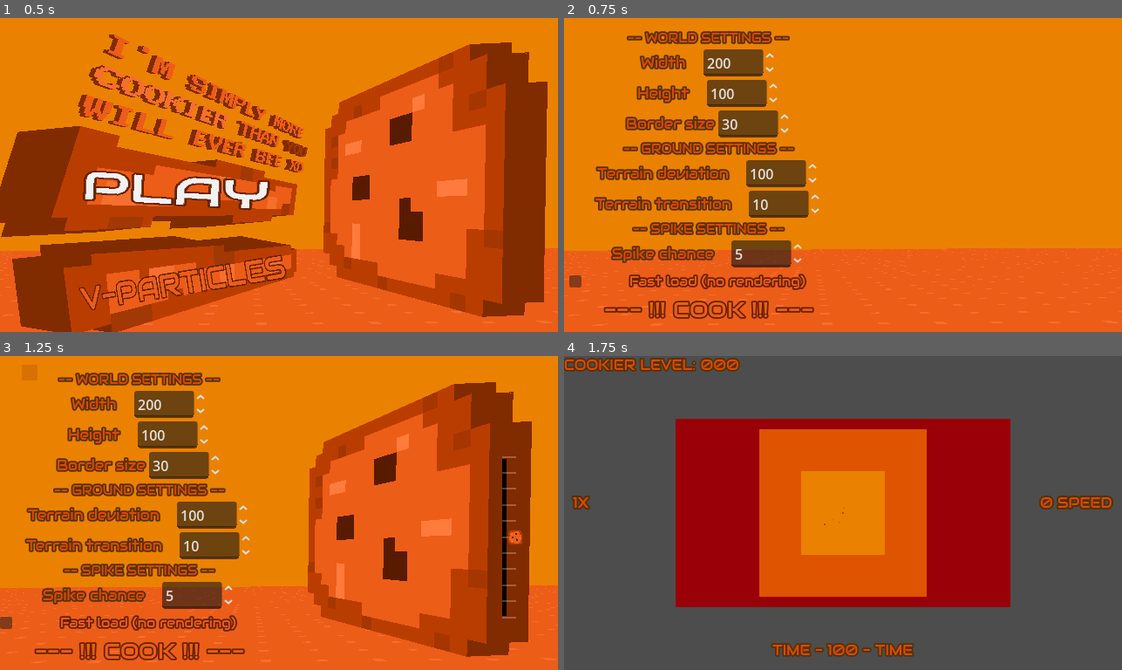
Above: before the commit, frames 1-4 (two rows, left to right).
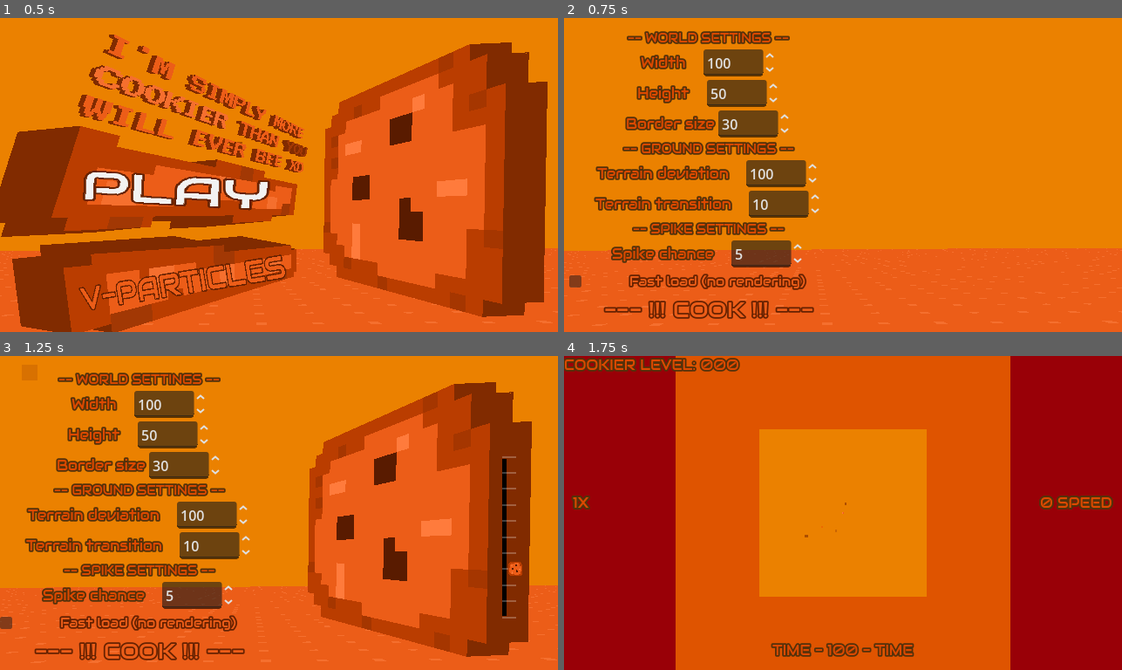
Above: after the commit, the same moments.

Repository: officialErnests/COOKIER
Game: Godot game, scene res://Scene/MainMenu.tscn
The game is run twice, just before and just after one commit, with the same random seed, the same clock (stepped at 60 frames per second) and the same inputs. Sound files missing from this copy of the repository are replaced by a short silence.
Inputs:
- Up to frame 1 (0.5 s): no input
- Up to frame 2 (0.75 s): click "PLAY" at 0.5 s
- Up to frame 3 (1.25 s): no input
- Up to frame 4 (1.75 s): click "--- !!! COOK !!! ---" at 1.25 s

Frame 1 is identical in both runs. In frame 2, less than 0.1% of the frame differs, in the area x 25-31%, y 12-26%; in frame 3, 0.3%; in frame 4, 94%, in the area x 0-100%, y 0-100%.

Commit message:
IT'S COOKIER

Diff:
--- a/Scene/Load.tscn
+++ b/Scene/Load.tscn
@@ -6,6 +6,8 @@
 [ext_resource type="Script" uid="uid://b7llbb1lxtfng" path="res://Scripts/Main_menu.gd" id="4_aueo0"]
 [ext_resource type="Theme" uid="uid://b7q7d172o1ecr" path="res://Themes/main.tres" id="5_a5utg"]
 [ext_resource type="Script" uid="uid://c3jij3djb4ukl" path="res://Scene/play_n_load.gd" id="6_wdu72"]
+[ext_resource type="AudioStream" uid="uid://c6wbv28l3juwj" path="res://Audiowide/DEATHOFCOOKIE5.mp3" id="7_g3ywj"]
+[ext_resource type="Script" uid="uid://o0k06lka758a" path="res://Scene/audio_volume.gd" id="8_tjhrw"]
 
 [sub_resource type="Curve" id="Curve_p3x8m"]
 _data = [Vector2(0, 0), 0.0, 0.0, 0, 0, Vector2(0.025641, 0.520311), 0.0, 0.0, 0, 0, Vector2(0.864469, 1), 0.0, 0.0, 0, 0, Vector2(1, 0), 0.0, 0.0, 0, 0]
@@ -121,7 +123,7 @@
 theme = ExtResource("5_a5utg")
 max_value = 1.0
 step = 0.1
-value = 0.5
+value = 0.3
 tick_count = 11
 ticks_on_borders = true
 
@@ -158,27 +160,27 @@
 [node name="SpinBox" type="SpinBox" parent="VBoxContainer/Width"]
 layout_mode = 2
 theme = ExtResource("5_a5utg")
-min_value = 100.0
+min_value = 50.0
 max_value = 10000.0
-step = 100.0
-value = 200.0
-
-[node name="Height" type="HBoxContainer" parent="VBoxContainer"]
-layout_mode = 2
-theme_override_constants/separation = 20
-alignment = 1
-
-[node name="Label" type="Label" parent="VBoxContainer/Height"]
-layout_mode = 2
-text = "Height"
-
-[node name="SpinBox" type="SpinBox" parent="VBoxContainer/Height"]
-layout_mode = 2
-theme = ExtResource("5_a5utg")
-min_value = 50.0
-max_value = 500.0
 step = 50.0
 value = 100.0
+
+[node name="Height" type="HBoxContainer" parent="VBoxContainer"]
+layout_mode = 2
+theme_override_constants/separation = 20
+alignment = 1
+
+[node name="Label" type="Label" parent="VBoxContainer/Height"]
+layout_mode = 2
+text = "Height"
+
+[node name="SpinBox" type="SpinBox" parent="VBoxContainer/Height"]
+layout_mode = 2
+theme = ExtResource("5_a5utg")
+min_value = 25.0
+max_value = 500.0
+step = 25.0
+value = 50.0
 
 [node name="Borders" type="HBoxContainer" parent="VBoxContainer"]
 layout_mode = 2
@@ -262,5 +264,9 @@
 layout_mode = 2
 text = "--- !!! COOK !!! ---"
 
+[node name="Deathofcookie5" type="AudioStreamPlayer" parent="."]
+stream = ExtResource("7_g3ywj")
+script = ExtResource("8_tjhrw")
+
 [connection signal="value_changed" from="TextureRect2/Audio" to="TextureRect2" method="_on_audio_value_changed"]
 [connection signal="button_up" from="VBoxContainer/Play" to="VBoxContainer" method="_on_play_button_up"]
--- a/Scene/MainMenu.tscn
+++ b/Scene/MainMenu.tscn
@@ -10,6 +10,8 @@
 [ext_resource type="Script" uid="uid://b7llbb1lxtfng" path="res://Scripts/Main_menu.gd" id="6_v5kgo"]
 [ext_resource type="Script" uid="uid://x66sgri5ybl1" path="res://Scripts/LogoText.gd" id="8_vbdn0"]
 [ext_resource type="Texture2D" uid="uid://cvxf5nvpjocyb" path="res://Assets/Main_menu_LongText.png" id="9_v5kgo"]
+[ext_resource type="AudioStream" uid="uid://c6wbv28l3juwj" path="res://Audiowide/DEATHOFCOOKIE5.mp3" id="11_du3yi"]
+[ext_resource type="Script" uid="uid://o0k06lka758a" path="res://Scene/audio_volume.gd" id="12_55g6a"]
 
 [sub_resource type="Curve" id="Curve_p3x8m"]
 _data = [Vector2(0, 0), 0.0, 0.0, 0, 0, Vector2(0.025641, 0.520311), 0.0, 0.0, 0, 0, Vector2(0.864469, 1), 0.0, 0.0, 0, 0, Vector2(1, 0), 0.0, 0.0, 0, 0]
@@ -217,5 +219,9 @@
 texture = ExtResource("9_v5kgo")
 expand_mode = 1
 
+[node name="Deathofcookie5" type="AudioStreamPlayer" parent="."]
+stream = ExtResource("11_du3yi")
+script = ExtResource("12_55g6a")
+
 [connection signal="button_up" from="TextureRect3/Button2" to="TextureRect3" method="_on_button_2_button_up"]
 [connection signal="button_up" from="TextureRect4/Play" to="TextureRect4" method="_on_play_button_up"]
--- /dev/null
+++ b/Scene/audio_volume.gd
@@ -0,0 +1,11 @@
+extends AudioStreamPlayer
+
+
+# Called when the node enters the scene tree for the first time.
+func _ready() -> void:
+	volume_linear = CookLevel.volume * 0.5
+	play(CookLevel.audio_progresion)
+
+func _process(delta: float) -> void:
+	volume_linear = CookLevel.volume * 0.5
+	CookLevel.audio_progresion = get_playback_position()
--- a/Scene/main_game.tscn
+++ b/Scene/main_game.tscn
@@ -10,6 +10,12 @@
 [ext_resource type="Script" uid="uid://ca8pm8e8qp21q" path="res://Scripts/GameOver.gd" id="5_cvhse"]
 [ext_resource type="PackedScene" uid="uid://dap31bc4almyo" path="res://Scene/pause_sceen.tscn" id="5_moty0"]
 [ext_resource type="PackedScene" uid="uid://05p4v5puuijy" path="res://Scene/particle_explosion.tscn" id="6_qy5om"]
+[ext_resource type="AudioStream" uid="uid://ut55abxs5inm" path="res://Assets/Audio/Crack1.ogg" id="8_aokj6"]
+[ext_resource type="AudioStream" uid="uid://bpf17eqmiwhkp" path="res://Assets/Audio/Crack2.ogg" id="9_dybgj"]
+[ext_resource type="AudioStream" uid="uid://qo04x1domf7a" path="res://Assets/Audio/Crack3.ogg" id="10_qj7h1"]
+[ext_resource type="AudioStream" uid="uid://c6wbv28l3juwj" path="res://Audiowide/DEATHOFCOOKIE5.mp3" id="11_l3v68"]
+[ext_resource type="AudioStream" uid="uid://cegw5gp8eyevk" path="res://Assets/Audio/Eat.ogg" id="11_tjfp4"]
+[ext_resource type="Script" uid="uid://o0k06lka758a" path="res://Scene/audio_volume.gd" id="12_aguk3"]
 
 [sub_resource type="TileSetAtlasSource" id="TileSetAtlasSource_qy5om"]
 texture = ExtResource("2_vh4eo")
@@ -431,7 +437,7 @@
 [node name="square" parent="." node_paths=PackedStringArray("ground") instance=ExtResource("1_jv8gs")]
 ground = NodePath("../MainWorld")
 
-[node name="MainCam" parent="square" index="2"]
+[node name="MainCam" parent="square" index="3"]
 zoom = Vector2(0.53, 0.53)
 
 [node name="COOKIERLEVEL" parent="square/MainCam/BlocksEaten" index="0"]
@@ -529,6 +535,18 @@
 tile_set = SubResource("TileSet_1btii")
 script = ExtResource("3_1btii")
 
+[node name="Crack1" type="AudioStreamPlayer" parent="MainWorld"]
+stream = ExtResource("8_aokj6")
+
+[node name="Crack2" type="AudioStreamPlayer" parent="MainWorld"]
+stream = ExtResource("9_dybgj")
+
+[node name="Crack3" type="AudioStreamPlayer" parent="MainWorld"]
+stream = ExtResource("10_qj7h1")
+
+[node name="Eat" type="AudioStreamPlayer" parent="MainWorld"]
+stream = ExtResource("11_tjfp4")
+
 [node name="LightBg" type="ColorRect" parent="."]
 z_index = -10
 anchors_preset = 8
@@ -589,6 +607,10 @@
 
 [node name="ParticleExplosion" parent="GPUParticles2D" instance=ExtResource("6_qy5om")]
 
+[node name="Deathofcookie5" type="AudioStreamPlayer" parent="."]
+stream = ExtResource("11_l3v68")
+script = ExtResource("12_aguk3")
+
 [connection signal="button_up" from="square/MainCam/Lost/VBoxContainer/Rebake" to="square/MainCam/Lost/VBoxContainer" method="_on_rebake_button_up"]
 [connection signal="button_up" from="square/MainCam/Lost/VBoxContainer/Eat" to="square/MainCam/Lost/VBoxContainer" method="_on_eat_button_up"]
 
--- a/Scene/play_n_load.gd
+++ b/Scene/play_n_load.gd
@@ -1,5 +1,7 @@
 extends VBoxContainer
 
+func _ready() -> void:
+	$Width/SpinBox.grab_click_focus()
 
 func _on_play_button_up() -> void:
 	CookLevel.map_size = Vector2i($Width/SpinBox.value, $Height/SpinBox.value)
--- a/Scene/player.tscn
+++ b/Scene/player.tscn
@@ -1,13 +1,17 @@
-[gd_scene load_steps=6 format=3 uid="uid://cbug8uf2jfnsj"]
+[gd_scene load_steps=7 format=3 uid="uid://cbug8uf2jfnsj"]
 
 [ext_resource type="Texture2D" uid="uid://bvevm53cnx2x6" path="res://Assets/Cookie.png" id="1_kelma"]
 [ext_resource type="Script" uid="uid://db47kpyvsoi4f" path="res://Scripts/player.gd" id="1_y8w33"]
+[ext_resource type="AudioStream" uid="uid://c55knw65hklme" path="res://Assets/Audio/Charge.ogg" id="2_r6jsd"]
 [ext_resource type="Script" uid="uid://cpkyhpmup6sb2" path="res://Scripts/main_cam_follow.gd" id="3_xa75v"]
 [ext_resource type="Theme" uid="uid://b7q7d172o1ecr" path="res://Themes/main.tres" id="4_58ae2"]
 [ext_resource type="Script" uid="uid://c3rmepsfchfqx" path="res://Scripts/cookierlevel.gd" id="5_ivevv"]
 
 [node name="Player" type="CharacterBody2D" groups=["Player"]]
 script = ExtResource("1_y8w33")
+
+[node name="Charge" type="AudioStreamPlayer" parent="."]
+stream = ExtResource("2_r6jsd")
 
 [node name="Charecter" type="Sprite2D" parent="."]
 texture = ExtResource("1_kelma")
--- a/Scripts/cook_level.gd
+++ b/Scripts/cook_level.gd
@@ -9,9 +9,10 @@
 signal cook_o_Explosions()
 var time_dialation = 1
 var loading = true
+var audio_progresion = 0
 
 var particles = true
-var volume = 1
+var volume = 0.3
 var map_size = Vector2i(300,100)
 var border_size = 30
 var terain_deviation = 100
--- a/Scripts/cookierlevel.gd
+++ b/Scripts/cookierlevel.gd
@@ -36,5 +36,5 @@
 				set("theme_override_font_sizes/font_size", 70)
 			else:
 				text = "COOKIER LEVEL: " + str(CookLevel.cook_level) + "00"
-				set("theme_override_font_sizes/font_size", 53 - 2 * str(CookLevel.cook_level).length())
+				set("theme_override_font_sizes/font_size", 53 - 3 * str(CookLevel.cook_level).length())
 				#52 49 46 43
--- a/Scripts/destruction.gd
+++ b/Scripts/destruction.gd
@@ -14,6 +14,8 @@
 @export var ground_spike_rand_width = 10
 @export var ground_spike_rand_lenght = 20
 var visual = !CookLevel.fastload
+
+var randomSfx = []
 
 func _init() -> void:
 	CookLevel.loading = true
@@ -65,12 +67,20 @@
 					temp_grnd.append(Vector2i(ground_x * ground_deviation_range + ground_transition_x, temp_y))
 		if temp_grnd.size() > 2000 and visual:
 			set_cells_terrain_connect(temp_grnd,0,0)
+			randomSfxPlay()
 			await get_tree().create_timer(0.01).timeout
 		curent_ground = next_ground
 	set_cells_terrain_connect(temp_grnd,0,0)
 
 
 func _ready() -> void:
+	$Crack1.volume_linear = CookLevel.volume
+	$Crack2.volume_linear = CookLevel.volume
+	$Crack3.volume_linear = CookLevel.volume
+	$Eat.volume_linear = CookLevel.volume
+	randomSfx.append($Crack1)
+	randomSfx.append($Crack2)
+	randomSfx.append($Crack3)
 	await get_tree().create_timer(1).timeout
 	gen_main_terrain(0,map_size.x/ground_deviation_range, 1)
 	gen_main_terrain(0,-(map_size.x/ground_deviation_range), -1)
@@ -82,6 +92,7 @@
 		if temp_grnd.size() > 1000 and visual:
 			set_cells_terrain_connect(temp_grnd,0,0)
 			temp_grnd = []
+			randomSfxPlay()
 			await get_tree().create_timer(0.01).timeout
 	for ground_x in range(-map_size.x - border_size, map_size.x + border_size):
 		for ground_y in range(border_size):
@@ -89,12 +100,18 @@
 		if temp_grnd.size() > 1000 and visual:
 			set_cells_terrain_connect(temp_grnd,0,0)
 			temp_grnd = []
+			randomSfxPlay()
 			await get_tree().create_timer(0.01).timeout
 	set_cells_terrain_connect(temp_grnd,0,0)
 	temp_grnd = []
 
 
 	CookLevel.loading = false
+
+func randomSfxPlay() -> void:
+	var rndSfx : AudioStreamPlayer = randomSfx.pick_random()
+	rndSfx.pitch_scale = randf_range(0.9,1.1)
+	rndSfx.play()
 
 var particle = preload("res://Scene/particle_explosion.tscn")
 func destory(in_position, radius : int) -> void:
@@ -116,9 +133,12 @@
 			if get_cell_tile_data(t_position + Vector2i(x - radius - 1, y - radius - 1)):
 				erase_cell(t_position + Vector2i(x - radius - 1, y - radius - 1))
 				if CookLevel.particles: particles((t_position + Vector2i(x - radius - 1, y - radius - 1))*16)
+		randomSfxPlay()
 	if CookLevel.tiem_till_collaps > 0:
 		CookLevel.cook_level += pow(radius * 2,2) * CookLevel.cook_multiplier
 		CookLevel.cook_multiplier += pow(radius * 2,2)
+		$Eat.pitch_scale = randf_range(0.9,1.1)
+		$Eat.play()
 	CookLevel.time_till_end = CookLevel.max_time
 	CookLevel.cook_o_Explosions.emit(pow(radius * 2,2))
 	set_cells_terrain_connect(pos2,0,0)
--- a/Scripts/player.gd
+++ b/Scripts/player.gd
@@ -6,6 +6,9 @@
 var update = 0
 @export var ground : TileMapLayer
 @onready var camera = $MainCam
+
+func _ready() -> void:
+	$Charge.volume_linear = CookLevel.volume
 
 func _physics_process(delta: float) -> void:
 	if CookLevel.loading: return
@@ -43,6 +46,10 @@
 			else:
 				velocity.y = -300
 		if Input.is_action_pressed("down") and not ground_destruction:
+			if $Charge.playing:
+				$Charge.pitch_scale = velocity.length() / 100
+			else:
+				$Charge.play()
 			velocity.x += (1000 * delta if velocity.x > 0 else -1000 * delta)
 			velocity *= 0.98
 			camera.NB_velocity += velocity/100 * Vector2(randi_range(-1,1),randi_range(-1,1))
@@ -70,6 +77,8 @@
 	camera.NB_zoomVel -= velocity.length() / 200000
 	rotation_degrees += velocity.length() * delta * 10 * (1 if velocity.x > 0 else -1)
 	if not charge:
+		if $Charge.playing:
+			$Charge.stop()
 		camera.position = Vector2(0,0)
 		if update <= 0:
 			update = tTime_dialation / 3.0
Not shown, added: Assets/Audio/Charge.ogg.import
Not shown, added: Assets/Audio/Crack1.ogg.import
Not shown, added: Assets/Audio/Crack2.ogg.import
Not shown, added: Assets/Audio/Crack3.ogg.import
Not shown, added: Assets/Audio/Eat.ogg.import
Not shown, added: Audiowide/DEATHOFCOOKIE5.mp3.import
Not shown: 1 places in Scene/Load.tscn that only renumber resources
Not shown: 1 places in Scene/MainMenu.tscn that only renumber resources
Not shown, added: Scene/audio_volume.gd.uid
Not shown: 1 places in Scene/main_game.tscn that only renumber resources
Not shown, added: Assets/Audio/Charge.ogg
Not shown, added: Assets/Audio/Crack1.ogg
(and 4 more such lines)
